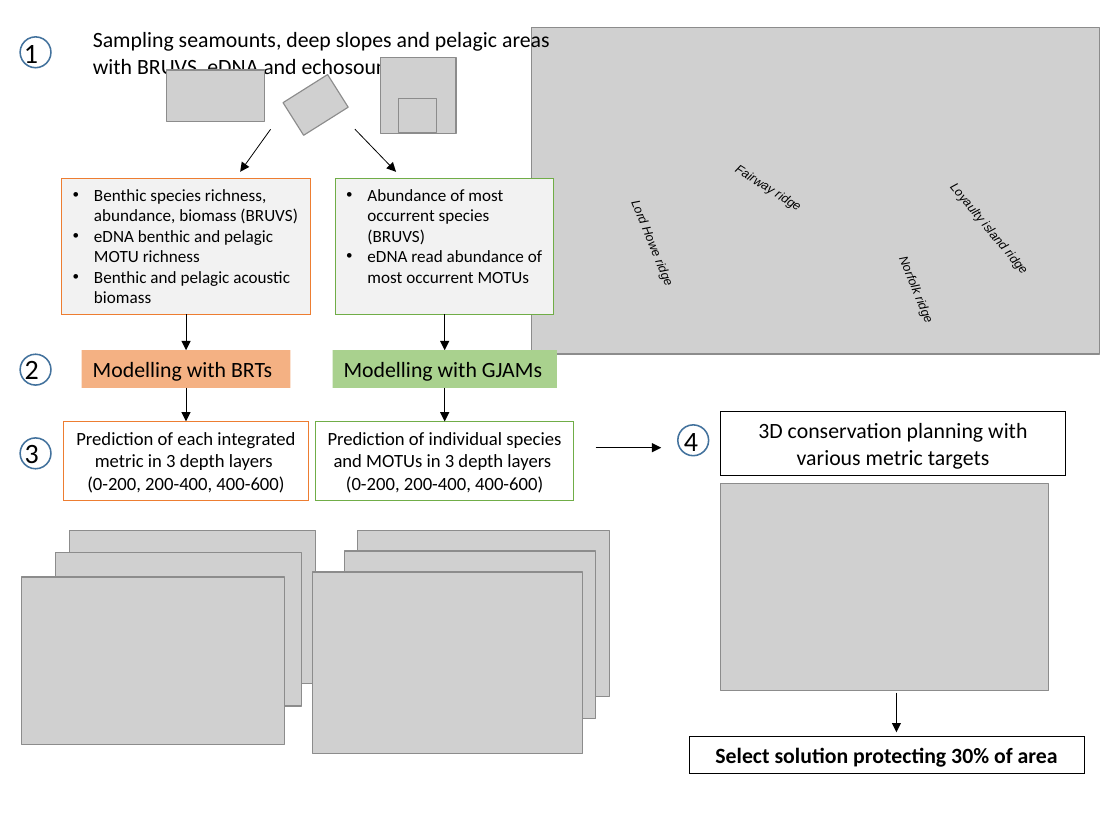
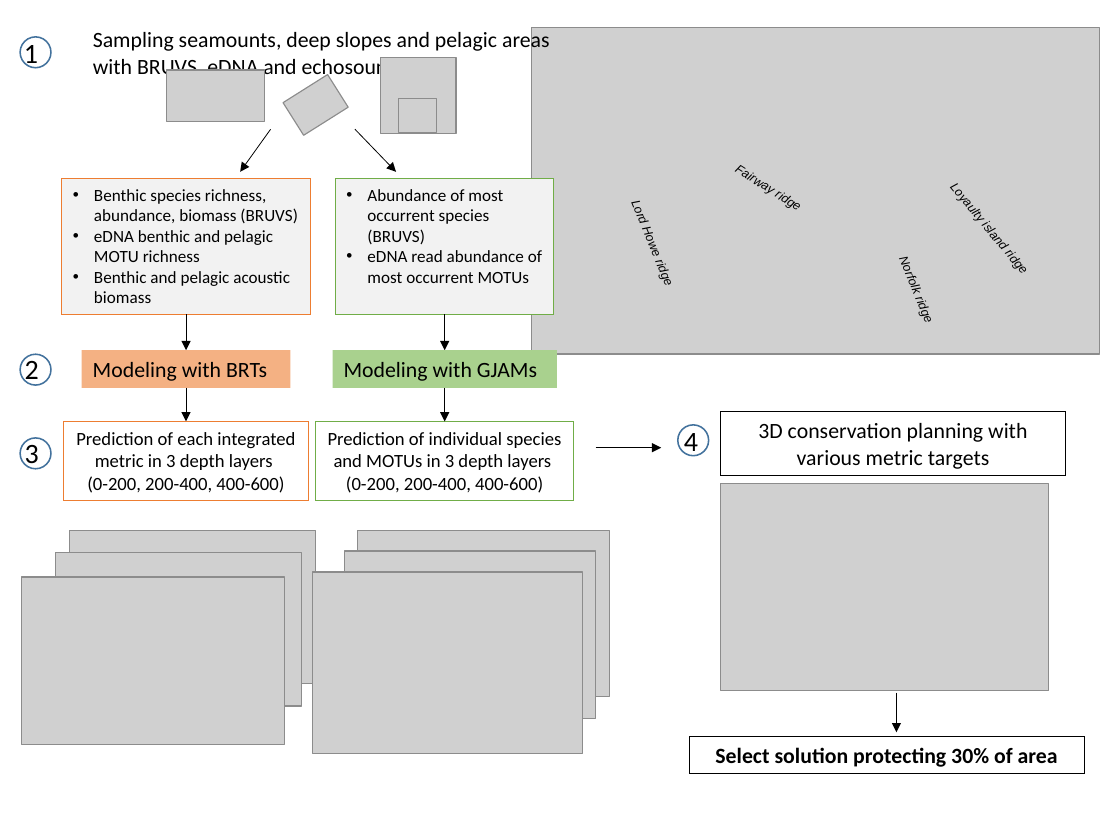
Before and after one commit to lmathon/Seamounts_3Dmodelling, a slide deck: slide 4 of 06_Figures/Figures.pptx. Drawn at 1120x840 pixels with LibreOffice and Linux fonts; fonts in the diff are those of the drawing; grey boxes stand for pictures. Boxes give left, top, right and bottom in pixels: in the first picture for what was removed or moved away, otherwise in the second. Text is boxed around its words. In the diff, an @@ line names an element or a change of style, - is before the commit and + after.

```diff
--- a/06_Figures/Figures.pptx
+++ b/06_Figures/Figures.pptx
@@ text in rectangle at [93,362,267,381]: text changed @@
-Modelling with BRTs
+Modeling with BRTs
@@ text in rectangle at [344,362,537,381]: text changed @@
-Modelling with GJAMs
+Modeling with GJAMs
```
Also in this commit, not shown: 1 other slide changed, 9 other files.
